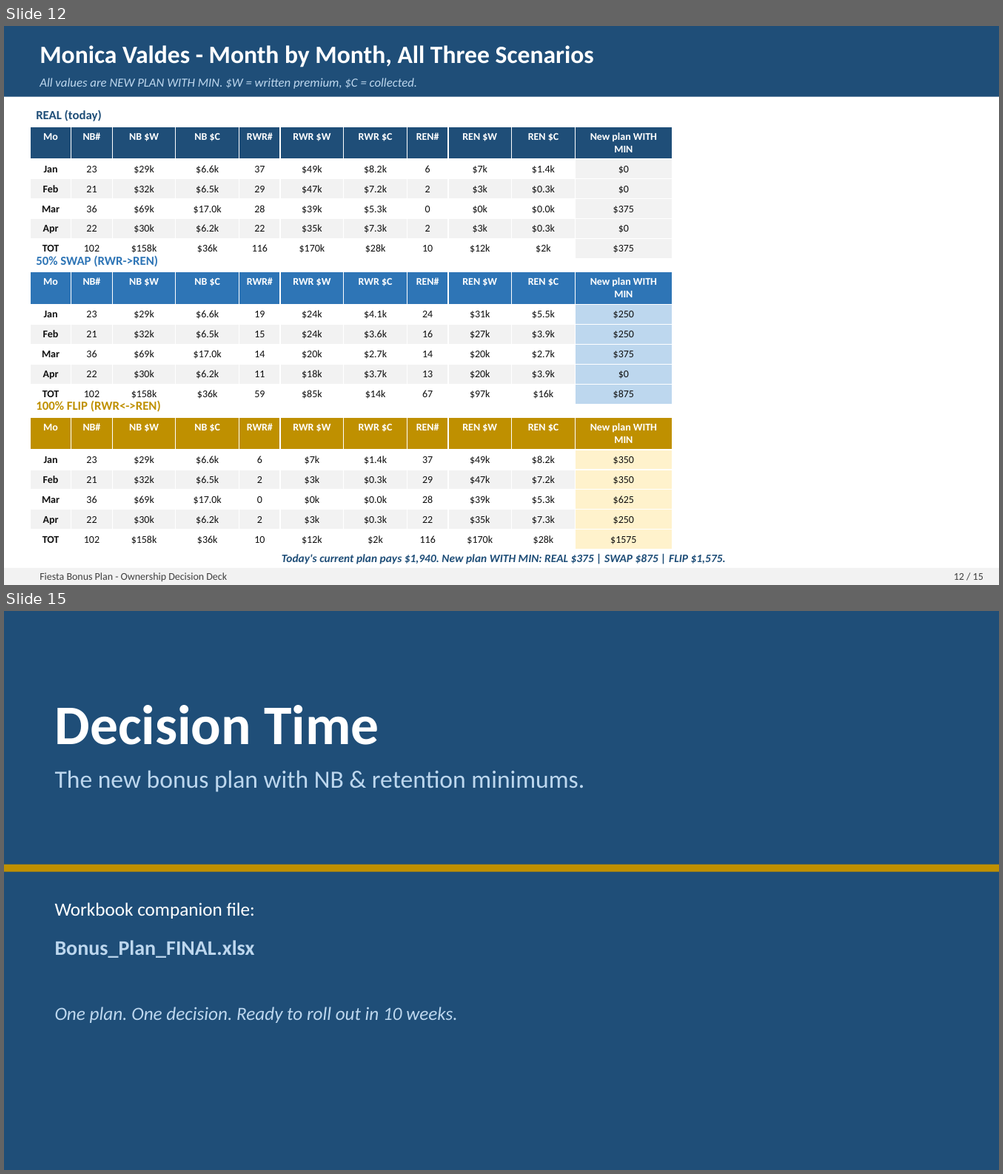
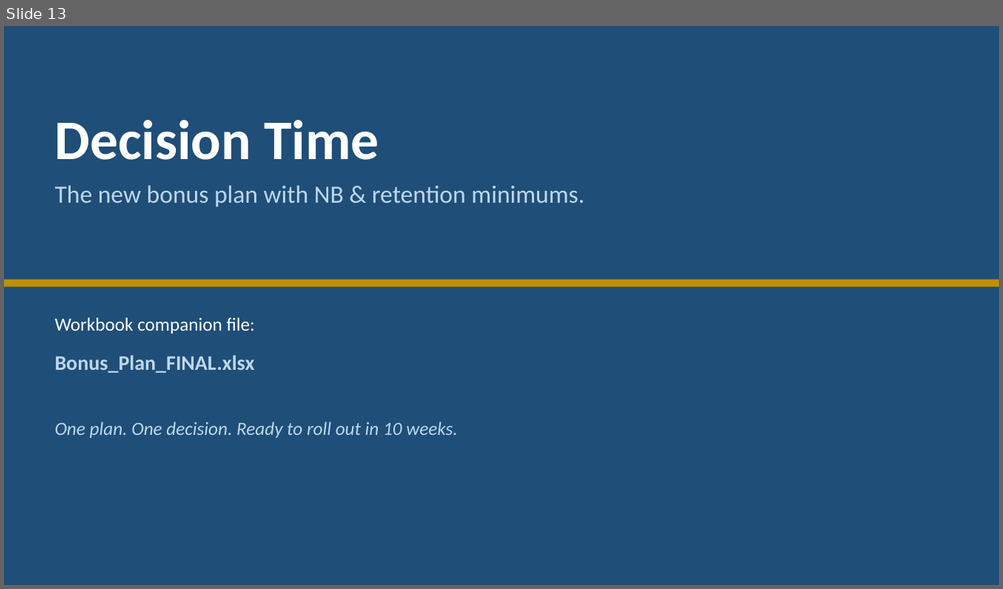
Before and after one commit to FAUS-tech/fiesta-bonus, a slide deck: output/Bonus_Plan_SIMPLE.pptx. Shown one above the other, each under a label of ours: slides 12 and 15 before the commit, slide 13 after it; the slides between them are not shown. The pictures are 1003x1174 and 1003x589 pixels, drawn with LibreOffice and Linux fonts; fonts in the diff are those of the drawing. Boxes give left, top, right and bottom in pixels: in the first picture for what was removed or moved away, otherwise in the second. Text is boxed around its words. In the diff, an @@ line names an element or a change of style, - is before the commit and + after.

```diff
--- a/output/Bonus_Plan_SIMPLE.pptx
+++ b/output/Bonus_Plan_SIMPLE.pptx
@@ slide 12 removed at (4, 26, 999, 585), background #FFFFFF @@
@@ rectangle removed at (4, 26, 999, 97) @@
@@ text removed at (40, 45, 594, 67) @@
-Monica Valdes - Month by Month, All Three Scenarios
@@ text removed at (40, 78, 417, 89) @@
-All values are NEW PLAN WITH MIN. $W = written premium, $C = collected.
@@ text removed at (36, 110, 102, 121) @@
-REAL (today)
@@ table removed at (30, 127, 671, 256), 6 rows, 11 columns @@
-Mo | NB# | NB $W | NB $C | RWR# | RWR $W | RWR $C | REN# | REN $W | REN $C | New plan WITH MIN
-Jan | 23 | $29k | $6.6k | 37 | $49k | $8.2k | 6 | $7k | $1.4k | $0
-Feb | 21 | $32k | $6.5k | 29 | $47k | $7.2k | 2 | $3k | $0.3k | $0
-Mar | 36 | $69k | $17.0k | 28 | $39k | $5.3k | 0 | $0k | $0.0k | $375
-Apr | 22 | $30k | $6.2k | 22 | $35k | $7.3k | 2 | $3k | $0.3k | $0
-TOT | 102 | $158k | $36k | 116 | $170k | $28k | 10 | $12k | $2k | $375
@@ text removed at (36, 255, 158, 267) @@
-50% SWAP (RWR->REN)
@@ table removed at (30, 272, 671, 402), 6 rows, 11 columns @@
-Mo | NB# | NB $W | NB $C | RWR# | RWR $W | RWR $C | REN# | REN $W | REN $C | New plan WITH MIN
-Jan | 23 | $29k | $6.6k | 19 | $24k | $4.1k | 24 | $31k | $5.5k | $250
-Feb | 21 | $32k | $6.5k | 15 | $24k | $3.6k | 16 | $27k | $3.9k | $250
-Mar | 36 | $69k | $17.0k | 14 | $20k | $2.7k | 14 | $20k | $2.7k | $375
-Apr | 22 | $30k | $6.2k | 11 | $18k | $3.7k | 13 | $20k | $3.9k | $0
-TOT | 102 | $158k | $36k | 59 | $85k | $14k | 67 | $97k | $16k | $875
@@ text removed at (36, 400, 161, 412) @@
-100% FLIP (RWR<->REN)
@@ table removed at (30, 417, 671, 548), 6 rows, 11 columns @@
-Mo | NB# | NB $W | NB $C | RWR# | RWR $W | RWR $C | REN# | REN $W | REN $C | New plan WITH MIN
-Jan | 23 | $29k | $6.6k | 6 | $7k | $1.4k | 37 | $49k | $8.2k | $350
-Feb | 21 | $32k | $6.5k | 2 | $3k | $0.3k | 29 | $47k | $7.2k | $350
-Mar | 36 | $69k | $17.0k | 0 | $0k | $0.0k | 28 | $39k | $5.3k | $625
-Apr | 22 | $30k | $6.2k | 2 | $3k | $0.3k | 22 | $35k | $7.3k | $250
-TOT | 102 | $158k | $36k | 10 | $12k | $2k | 116 | $170k | $28k | $1575
@@ text removed at (282, 554, 726, 565) @@
-Today's current plan pays $1,940. New plan WITH MIN: REAL $375 | SWAP $875 | FLIP $1,575.
@@ rectangle removed at (4, 568, 999, 585) @@
@@ text removed at (40, 573, 227, 582) @@
-Fiesta Bonus Plan - Ownership Decision Deck
@@ text removed at (953, 574, 983, 580) @@
-12 / 15
@@ what was slide 15 is now slide 13 @@
```
Also in this commit, not shown: 7 slides changed, 4 slides added, 5 other slides removed, 3 other files.
